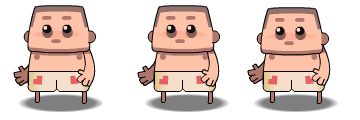
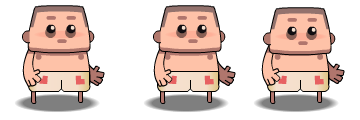
Before/after of a 360x120 layered artwork. What changed in the layer stack:
painted on "Head" over [left=22, top=5, right=96, bottom=54]
painted on "Right arm" over [left=22, top=40, right=96, bottom=87]
painted on "Pants" over [left=27, top=72, right=91, bottom=93]
painted on "Right Leg" over [left=31, top=81, right=87, bottom=104]
painted on "Left leg" over [left=34, top=82, right=84, bottom=103]
painted on "Body" over [left=27, top=34, right=91, bottom=89]
painted on "Left arm" over [left=13, top=42, right=105, bottom=86]
painted on "Shadow" over [left=15, top=94, right=103, bottom=112]
painted on "Head #1" over [left=147, top=5, right=226, bottom=54]
painted on "Right arm #1" over [left=153, top=40, right=220, bottom=87]
painted on "Pants #1" over [left=153, top=71, right=220, bottom=93]
painted on "Right Leg #1" over [left=160, top=81, right=213, bottom=104]
painted on "Left leg #1" over [left=160, top=82, right=213, bottom=103]
painted on "Body #1" over [left=153, top=34, right=220, bottom=89]
painted on "Left arm #1" over [left=137, top=42, right=236, bottom=86]
painted on "Shadow #1" over [left=144, top=94, right=229, bottom=112]
painted on "Head #2" over [left=256, top=7, right=336, bottom=56]
painted on "Right arm #2" over [left=261, top=39, right=331, bottom=86]
painted on "Pants #2" over [left=262, top=71, right=330, bottom=93]
painted on "Right Leg #2" over [left=270, top=81, right=322, bottom=104]
painted on "Left leg #2" over [left=269, top=82, right=323, bottom=103]
painted on "Body #2" over [left=262, top=34, right=330, bottom=89]
painted on "Left arm #2" over [left=247, top=40, right=345, bottom=84]
painted on "Shadow #2" over [left=253, top=94, right=339, bottom=112]
…and 9 more changes (9 painted)
